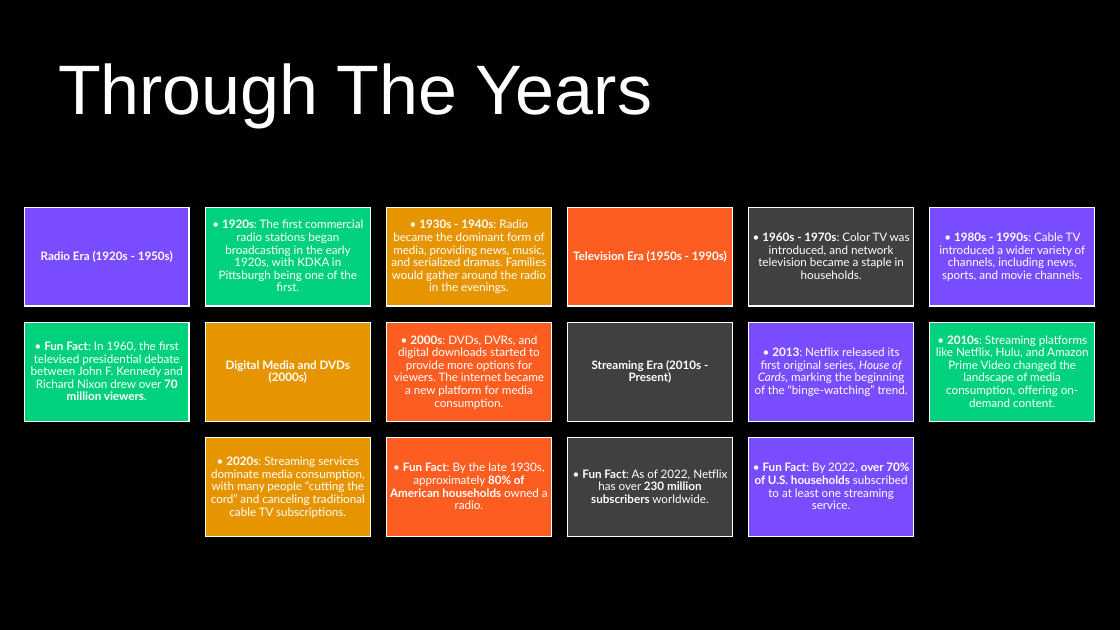
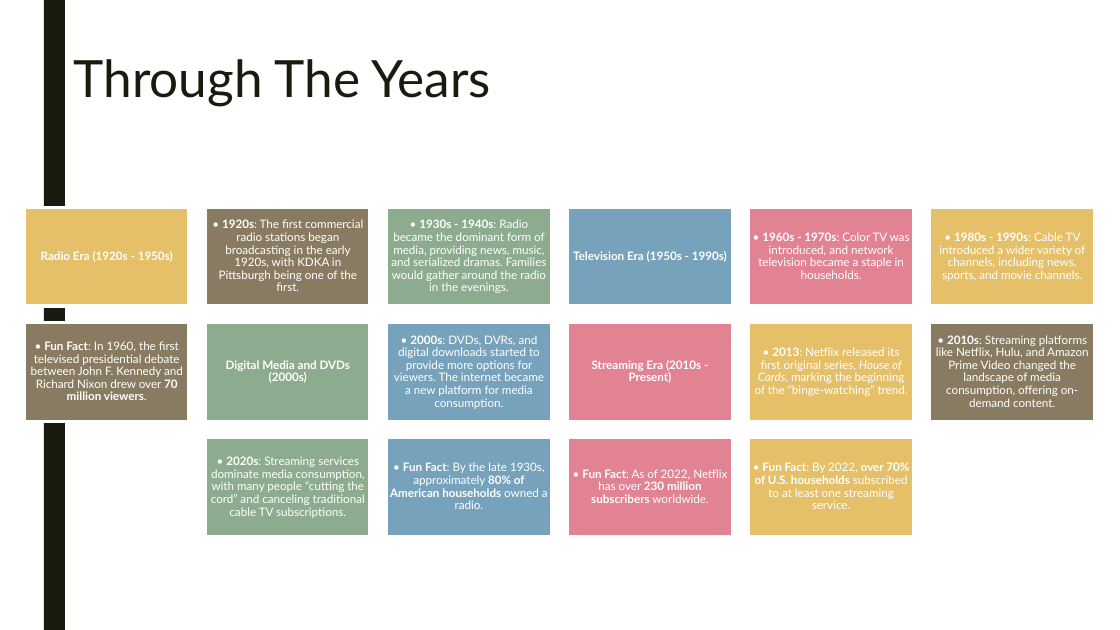
Before and after one commit to lanahuyen/media_tv, a slide deck: slide 3 of Presentation1.pptx. Drawn at 1120x630 pixels with LibreOffice and Linux fonts; fonts in the diff are those of the drawing. Boxes give left, top, right and bottom in pixels: in the first picture for what was removed or moved away, otherwise in the second. Text is boxed around its words. In the diff, an @@ line names an element or a change of style, - is before the commit and + after.

```diff
--- a/Presentation1.pptx
+++ b/Presentation1.pptx
@@ background #000000 to #FFFFFF @@
@@ rectangle removed at <box>0,0,1120,630</box> @@
@@ rectangle added at <box>44,0,65,630</box>, fill #191B0E @@
@@ group removed at <box>0,0,1120,630</box>: 4 rectangles, 1 ellipse @@
@@ title "Through The Years": place and size @@
-title "Through The Years" at <box>58,63,652,127</box>
+title "Through The Years" at <box>74,59,491,107</box>
@@ title "Through The Years" at <box>74,59,491,107</box>: size 60 to 44 pt, font Arial to Lato, text colour #FFFFFF to #191B0E; line spacing 0.9 to 0.89 @@
@@ fill #00D17D to #897B61; outline #FFFFFF 1 pt to #FFFFFF 2.75 pt in 3 elements at <box>206,208,371,307</box>, <box>24,323,189,422</box>, <box>930,323,1095,422</box> @@
@@ fill #E69500 to #8DAB8E; outline #FFFFFF 1 pt to #FFFFFF 2.75 pt in 3 elements at <box>386,208,551,307</box>, <box>206,323,371,422</box>, <box>206,438,371,537</box> @@
@@ fill #FE5D21 to #77A2BB; outline #FFFFFF 1 pt to #FFFFFF 2.75 pt in 3 elements at <box>568,208,733,307</box>, <box>386,323,551,422</box>, <box>386,438,551,537</box> @@
@@ fill #404040 to #E28394; outline #FFFFFF 1 pt to #FFFFFF 2.75 pt in 3 elements at <box>749,208,913,307</box>, <box>568,323,733,422</box>, <box>568,438,733,537</box> @@
@@ fill #794DFF to #E6C069; outline #FFFFFF 1 pt to #FFFFFF 2.75 pt in 4 elements at <box>24,208,189,307</box>, <box>930,208,1095,307</box>, <box>749,323,913,422</box>, <box>749,438,913,537</box> @@
```
Also in this commit, not shown: 10 other slides changed, 4 slides added, 1 slide removed, 1 other file.
